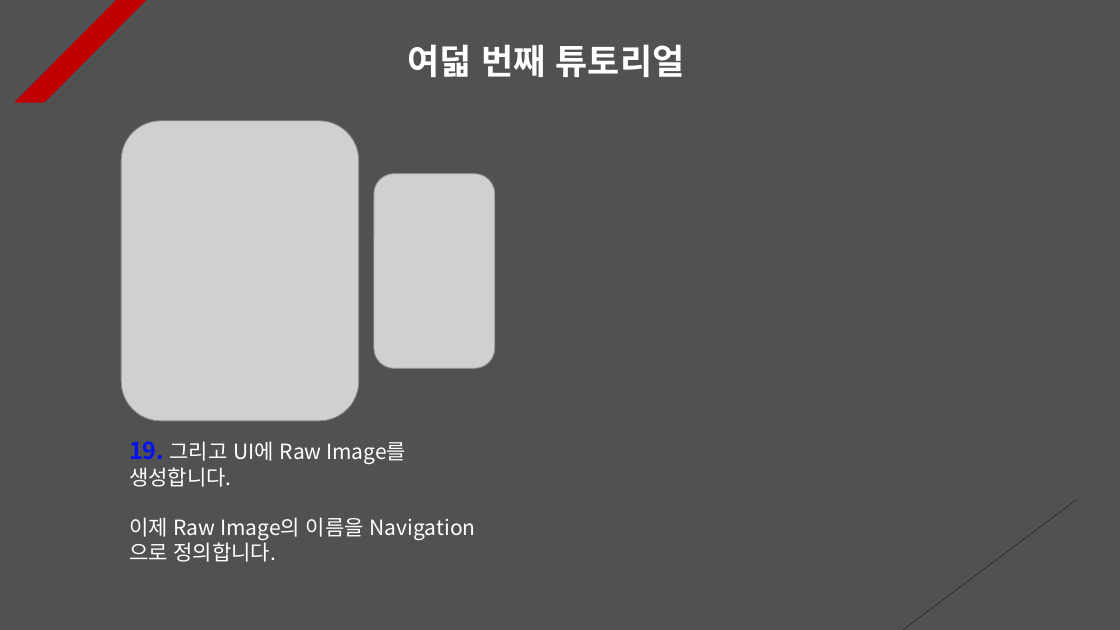
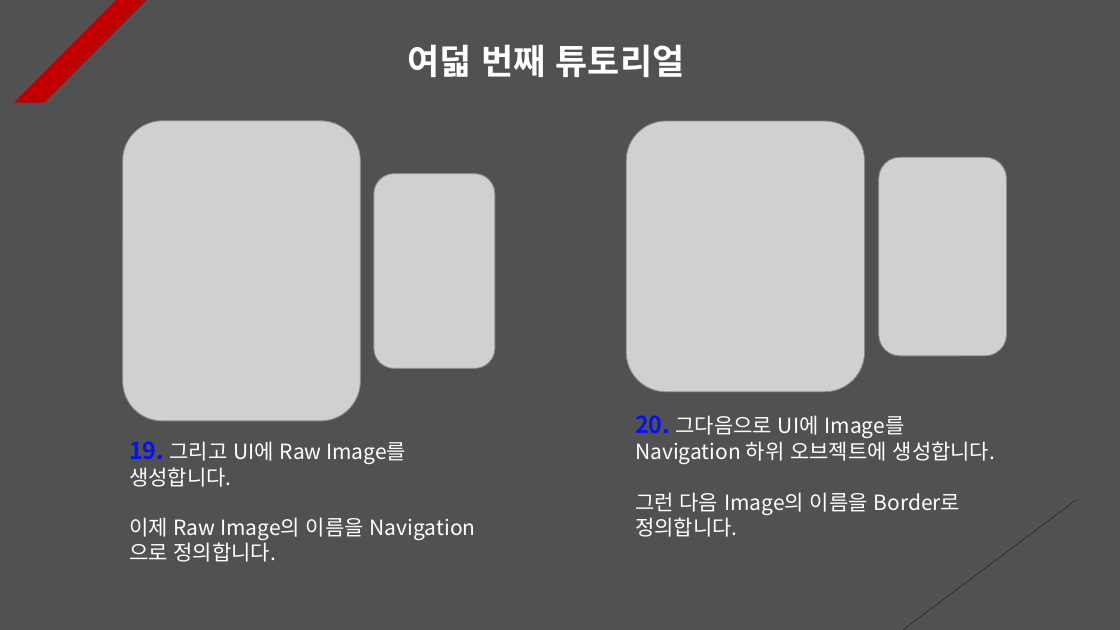
Before and after one commit to Unity2033/3D-UnityEngine, a slide deck: slide 11 of Assets/Class/Rotation/PPT Data/Rotation Example.pptx. Drawn at 1120x630 pixels with LibreOffice and Linux fonts; fonts in the diff are those of the drawing; grey boxes stand for pictures. Boxes give left, top, right and bottom in pixels: in the first picture for what was removed or moved away, otherwise in the second. Text is boxed around its words. In the diff, an @@ line names an element or a change of style, - is before the commit and + after.

```diff
--- a/Assets/Class/Rotation/PPT Data/Rotation Example.pptx
+++ b/Assets/Class/Rotation/PPT Data/Rotation Example.pptx
@@ picture added at (x1=626, y1=121, x2=865, y2=392) @@
@@ picture added at (x1=879, y1=157, x2=1007, y2=355) @@
@@ text added at (x1=635, y1=415, x2=995, y2=537), 18 pt, text #FFFFFF @@
+20. 그다음으로 UI에 Image를 Navigation 하위 오브젝트에 생성합니다.
+그런 다음 Image의 이름을 Border로 정의합니다.
```
Also in this commit, not shown: 1 other slide changed, 1 slide added, 4 other files.
